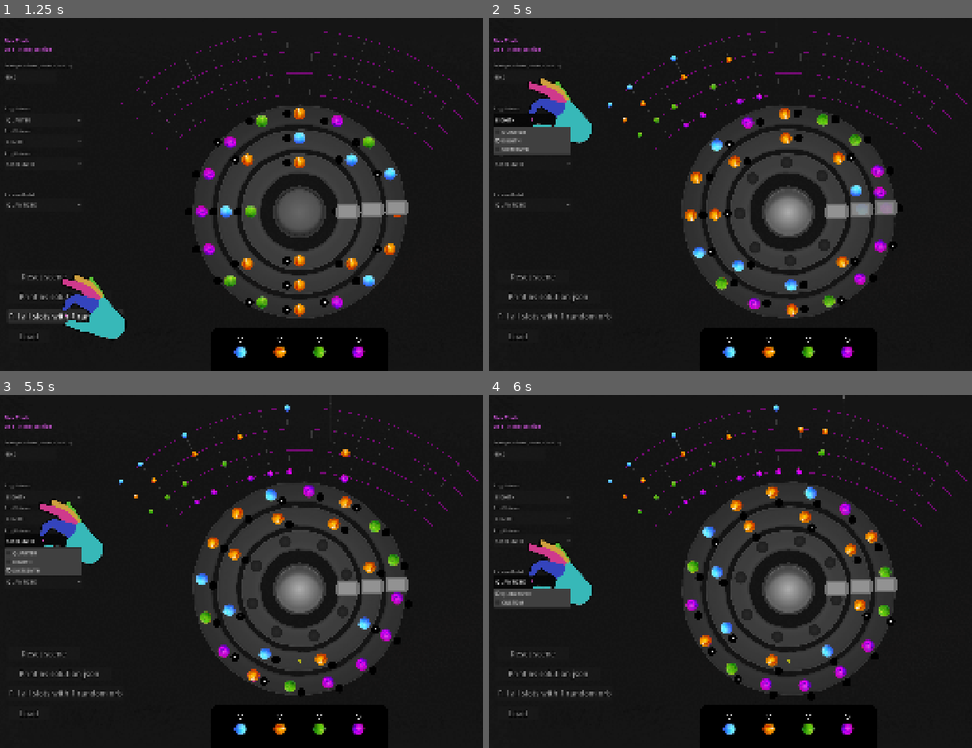
Above: before the commit, frames 1-4 (two rows, left to right).
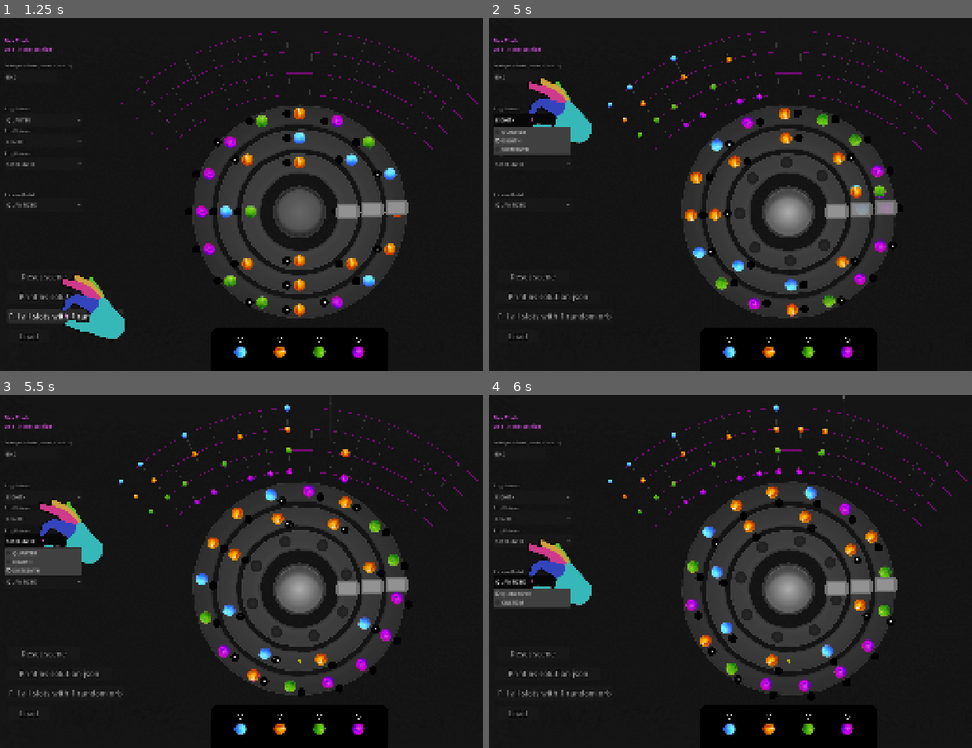
Above: after the commit, the same moments.

Repository: Senzameta-Games/igcc-jam-2026
Game: Godot game, scene res://core/main.tscn
The game is run twice, just before and just after one commit, with the same random seed, the same clock (stepped at 60 frames per second) and the same inputs.
Inputs (mouse positions are in pixels of both pictures, inside the frame that each line leads up to):
- Up to frame 1 (1.25 s): click "Fill all slots with 1 random …" at 0.5 s
- Up to frame 2 (5 s): click "Load" at 1.25 s; click (788, 212) at 2 s; click "QUARTER" at 2.75 s; click "EIGHTH" at 3.5 s; click "EIGHTH" at 4.25 s
- Up to frame 3 (5.5 s): click "SIXTEENTH" at 5 s
- Up to frame 4 (6 s): click "QUANTIZED" at 5.75 s

Frame 1 is identical in both runs. In frame 2, 0.1% of the frame differs, in the area x 60-83%, y 25-52%; in frame 3, less than 0.1%; in frame 4, less than 0.1%.

Commit message:
fix 8 & 4 sequencers, have random slots useadd_orb_to_slot

Diff:
--- a/core/entities/sequencer/sequencer.gd
+++ b/core/entities/sequencer/sequencer.gd
@@ -252,11 +252,7 @@
 		for slot: Slot in ring.get_slots():
 			if slot.is_occupied():
 				continue
-			var orb: Orb = generate_orb()
-			if orb == null:
-				continue
-			slot.add_child(orb)
-			slot.receive_orb(orb)
+			add_orb_to_slot(slot)
 
 func _on_custom_multipliers_committed() -> void:
 	var parts: Array[String] = []
@@ -282,7 +278,7 @@
 	return ", ".join(parts)
 
 func _on_load_slots_pressed() -> void:
-	load_game({"solution": [[], [], [1], [], [3], [], [], [2], [], [], [], [], [0], [1], [2], [3]]})
+	load_game({"solution": [[], [], [1,2], [], [1,2,3], [], [], [2], [1,2,3], [], [], [], [0,3,2], [1], [2], [3]]})
 
 
 func load_game(json_data: Dictionary) -> void:
@@ -299,24 +295,22 @@
 				pass
 			2:
 				add_orb_to_slot(_rings[2].get_slots()[index], orb_arr[0])
-				add_orb_to_slot(_rings[1].get_slots()[index], orb_arr[1])
+				add_orb_to_slot(_rings[1].get_slots()[index/2], orb_arr[1])
 				pass
 			3:
 				add_orb_to_slot(_rings[2].get_slots()[index], orb_arr[0])
-				add_orb_to_slot(_rings[1].get_slots()[index], orb_arr[1])
-				add_orb_to_slot(_rings[0].get_slots()[index], orb_arr[2])
+				add_orb_to_slot(_rings[1].get_slots()[index/2], orb_arr[1])
+				add_orb_to_slot(_rings[0].get_slots()[index/4], orb_arr[2])
 				pass
 
 	print("loaded")
 
-func add_orb_to_slot(slot: Slot, index: int) -> void:
+func add_orb_to_slot(slot: Slot, index: int = -1) -> void:
 	var curr_orb = generate_orb(index)
 	if curr_orb == null:
 		return
 	slot.add_child(curr_orb)
 	slot.receive_orb(curr_orb)
-
-
 
 func generate_orb(orb_type_index: int = -1) -> Orb:
 	if(orb_type_index == -1):
